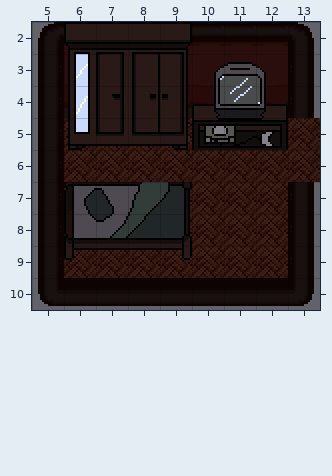
One commit to this Tiled map: game/assets/tiles/bedroom.tmx. The first picture shows the starting point.
Cells are 16x16 px. Shown: x 5..13, y 2..10.
The same view after the edit:
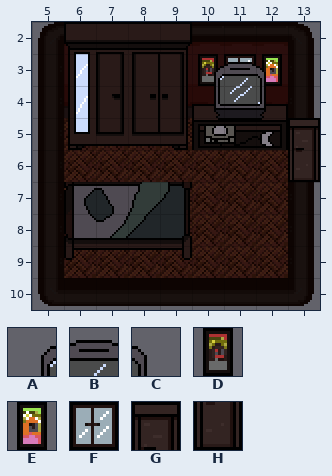
Key: from "furniture_tileset": A 36, B 37, C 38; from "furniture_tileset_v2": D 211, E 213, F 416, G 418, H 449.
_ is an empty cell, . an unchanged one.
Tiles of an added or newly shown layer are drawn over the layers below it.
Difference:
--- layer "Tile Layer 2"
@@ x 10..12 @@
- 3 ABC
+ 3 DFE
@@ x 13..13 @@
- 5 _
- 6 _
+ 5 G
+ 6 H
--- layer "Tile Layer 3" (added)
@@ x 10..12 @@
- 3 ___
+ 3 ABC
